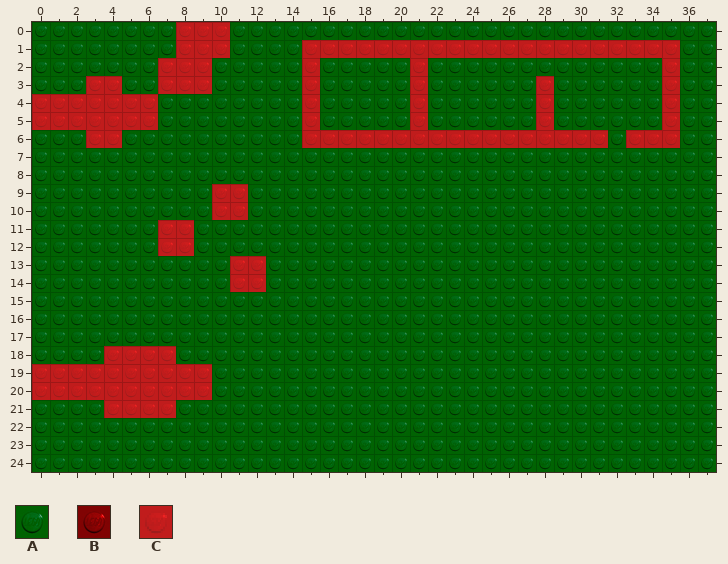
Tiled map, stored at Game/maps/lego_map.tmx. Above is the file before it was changed.
Cells are 32x32 px. Shown: x 0..37, y 0..24.
Key: from "Lego_Tileset": A 0, B 1, C 3.
_ is an empty cell.
Layer "Texture" before, first column x 0:
 0 AAAAAAAABBBAAAAAAAAAAAAAAAAAAAAAAAAAAA
 1 AAAAAAAABBBAAAABBBBBBBBBBBBBBBBBBBBBAA
 2 AAAAAAABBBAAAAABAAAAABAAAAAAAAAAAAABAA
 3 AAABBAABBBAAAAABAAAAABAAAAAABAAAAAABAA
 4 BBBBBBBAAAAAAAABAAAAABAAAAAABAAAAAABAA
 5 BBBBBBBAAAAAAAABAAAAABAAAAAABAAAAAABAA
 6 AAABBAAAAAAAAAABBBBBBBBBBBBBBBBBABBBAA
 7 AAAAAAAAAAAAAAAAAAAAAAAAAAAAAAAAAAAAAA
 8 AAAAAAAAAAAAAAAAAAAAAAAAAAAAAAAAAAAAAA
 9 AAAAAAAAAABBAAAAAAAAAAAAAAAAAAAAAAAAAA
10 AAAAAAAAAABBAAAAAAAAAAAAAAAAAAAAAAAAAA
11 AAAAAAABBAAAAAAAAAAAAAAAAAAAAAAAAAAAAA
12 AAAAAAABBAAAAAAAAAAAAAAAAAAAAAAAAAAAAA
13 AAAAAAAAAAABBAAAAAAAAAAAAAAAAAAAAAAAAA
14 AAAAAAAAAAABBAAAAAAAAAAAAAAAAAAAAAAAAA
15 AAAAAAAAAAAAAAAAAAAAAAAAAAAAAAAAAAAAAA
16 AAAAAAAAAAAAAAAAAAAAAAAAAAAAAAAAAAAAAA
17 AAAAAAAAAAAAAAAAAAAAAAAAAAAAAAAAAAAAAA
18 AAAABBBBAAAAAAAAAAAAAAAAAAAAAAAAAAAAAA
19 BBBBBBBBBBAAAAAAAAAAAAAAAAAAAAAAAAAAAA
20 BBBBBBBBBBAAAAAAAAAAAAAAAAAAAAAAAAAAAA
21 AAAABBBBAAAAAAAAAAAAAAAAAAAAAAAAAAAAAA
22 AAAAAAAAAAAAAAAAAAAAAAAAAAAAAAAAAAAAAA
23 AAAAAAAAAAAAAAAAAAAAAAAAAAAAAAAAAAAAAA
24 AAAAAAAAAAAAAAAAAAAAAAAAAAAAAAAAAAAAAA
Layer "logic" before, first column x 0:
 0 ________CCC___________________________
 1 ________CCC____CCCCCCCCCCCCCCCCCCCCC__
 2 _______CCC_____C_____C_____________C__
 3 ___CC__CCC_____C_____C______C______C__
 4 CCCCCCC________C_____C______C______C__
 5 CCCCCCC________C_____C______C______C__
 6 ___CC__________CCCCCCCCCCCCCCCCC_CCC__
 7 ______________________________________
 8 ______________________________________
 9 __________CC__________________________
10 __________CC__________________________
11 _______CC_____________________________
12 _______CC_____________________________
13 ___________CC_________________________
14 ___________CC_________________________
15 ______________________________________
16 ______________________________________
17 ______________________________________
18 ____CCCC______________________________
19 CCCCCCCCCC____________________________
20 CCCCCCCCCC____________________________
21 ____CCCC______________________________
22 ______________________________________
23 ______________________________________
24 ______________________________________
The result:
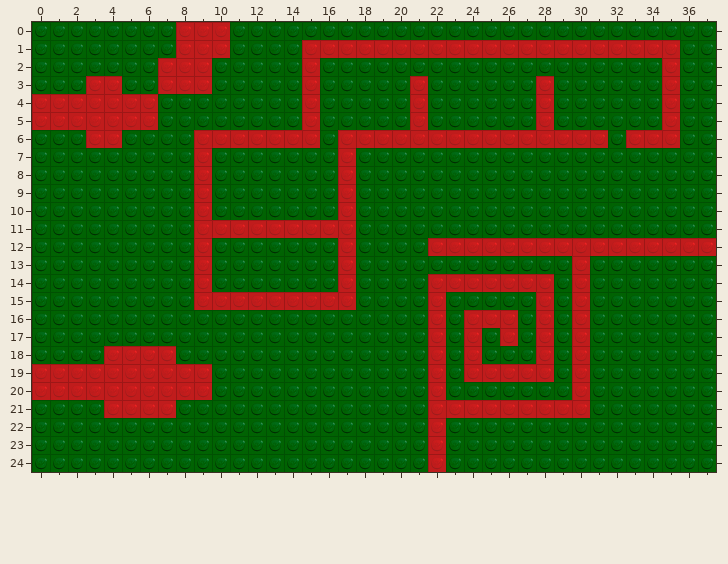
See-through tiles are keyed as they look on the map.
Commit: New map and checkBoundaries method corrected
Difference:
Changed rows in their new state; . is an unchanged cell.
Layer "Texture":
first column x 21:
 2 A
first column x 7:
 6 ..BBBBBB.A.....................
 7 ..B.......B....................
 8 ..B.......B....................
 9 ..BAA.....B....................
10 ..BAA.....B....................
11 AABBBBBBBBB....................
12 AAB.......B....BBBBBBBBBBBBBBBB
13 ..B.AA....B............B.......
14 ..B.AA....B....BBBBBBB.B.......
15 ..BBBBBBBBB....B.....B.B.......
16 ...............B.BBB.B.B.......
17 ...............B.B.B.B.B.......
18 ...............B.B...B.B.......
19 ...............B.BBBBB.B.......
20 ...............B.......B.......
21 ...............BBBBBBBBB.......
22 ...............B...............
23 ...............B...............
24 ...............B...............
Layer "logic":
first column x 21:
 2 _
first column x 7:
 6 ..CCCCCC._.....................
 7 ..C.......C....................
 8 ..C.......C....................
 9 ..C__.....C....................
10 ..C__.....C....................
11 __CCCCCCCCC....................
12 __C.......C....CCCCCCCCCCCCCCCC
13 ..C.__....C............C.......
14 ..C.__....C....CCCCCCC.C.......
15 ..CCCCCCCCC....C.....C.C.......
16 ...............C.CCC.C.C.......
17 ...............C.C.C.C.C.......
18 ...............C.C...C.C.......
19 ...............C.CCCCC.C.......
20 ...............C.......C.......
21 ...............CCCCCCCCC.......
22 ...............C...............
23 ...............C...............
24 ...............C...............
Where, in picture pixels (left, top, right, bottom), the same in both pictures:
changed: (410, 58, 428, 76)
changed: (158, 130, 356, 310)
changed: (428, 238, 716, 472)
